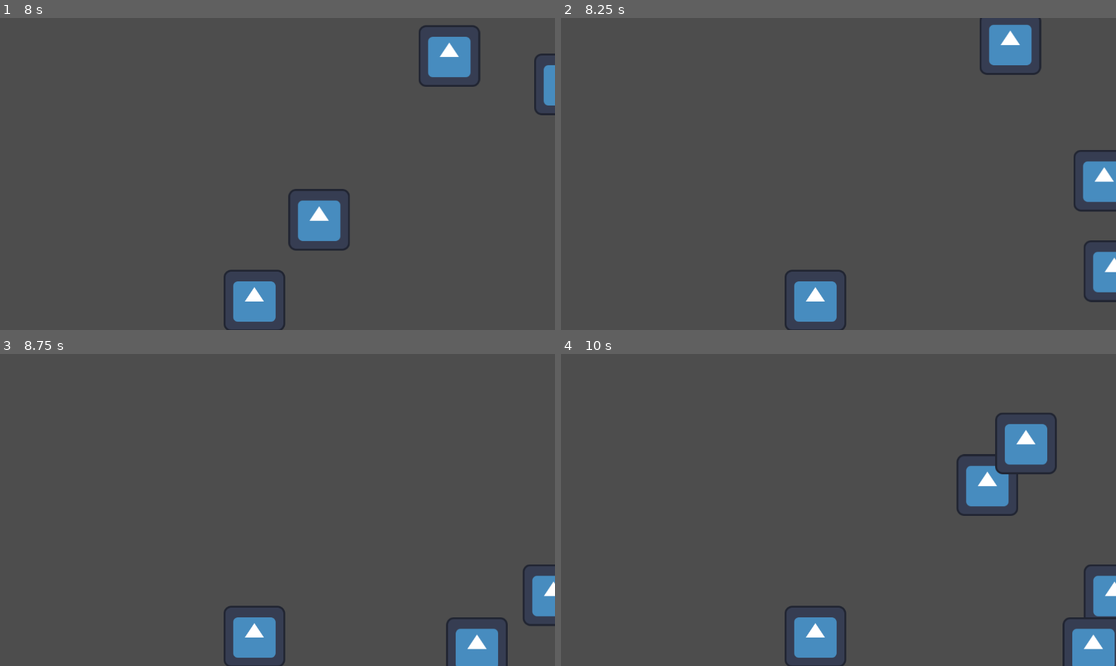
Above: before the commit, frames 1-4 (two rows, left to right).
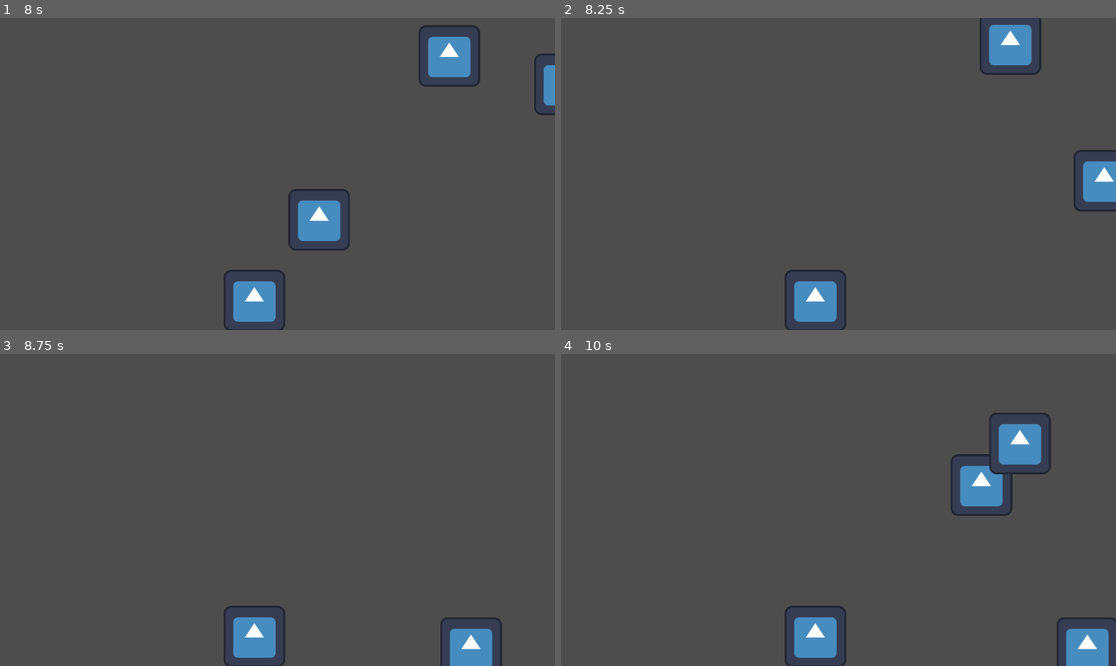
Above: after the commit, the same moments.

Repository: kevinMG01/GlobalJam2025
Game: Godot game, scene res://Escenas/Niveles/nivel_1.tscn
Same seed, same stepped clock (60 frames per second), same inputs: the game is played once before the commit and once after it. The project has no main scene, so this scene is started directly. The engine's default icon, where the game draws it, is replaced by a stand-in: a white triangle on a blue panel in a dark square.
Inputs:
- Up to frame 1 (8 s): tap Enter (ui_accept) at 0.5, 0.77, 1.52, 3.02, 3.77, 4.52, 6.02, 6.77, 7.52 s; hold Right (ui_right) 0.53-2.03 s; hold Left (ui_left) 2.03-4.28 s; hold Right (ui_right) from 4.28 s (still down)
- Up to frame 2 (8.25 s): release Right (ui_right) at 8.03 s; hold Left (ui_left) from 8.03 s (still down)
- Up to frame 3 (8.75 s): keep holding Left (ui_left)
- Up to frame 4 (10 s): tap Enter (ui_accept) at 9.02, 9.77 s; release Left (ui_left) at 9.53 s; hold Right (ui_right) from 9.53 s (still down)

Frame 1 is identical in both runs. In frame 2, 0.7% of the frame differs, in the area x 94-100%, y 71-92%; in frame 3, 1.3%; in frame 4, 2.5%, in the area x 70-100%, y 18-100%.

Commit message:
tiempo Disparo enredadera

Diff:
--- a/Escenas/Enemigos/spider/spider.gd
+++ b/Escenas/Enemigos/spider/spider.gd
@@ -10,8 +10,10 @@
 
 var raycastActivado = false
 var player = null
-var tiempoTecho = 3
+var tiempoTecho = 5
 
+
+var tiempoLanzadorEnredaderas = 3
 
 func _physics_process(delta):
 	if raycast.is_colliding() and raycastActivado == false:
@@ -55,6 +57,7 @@
 		return
 
 	bajarSubir = "quieto"
+	$lanzarEnredaderas.wait_time = tiempoLanzadorEnredaderas
 	$lanzarEnredaderas.start()
 
 
--- a/Escenas/Enemigos/spider/spider.tscn
+++ b/Escenas/Enemigos/spider/spider.tscn
@@ -29,7 +29,6 @@
 shape = SubResource("CircleShape2D_ffc68")
 
 [node name="lanzarEnredaderas" type="Timer" parent="."]
-wait_time = 3.0
 
 [node name="posEnredadera" type="Marker2D" parent="."]
 position = Vector2(-125, -39)
